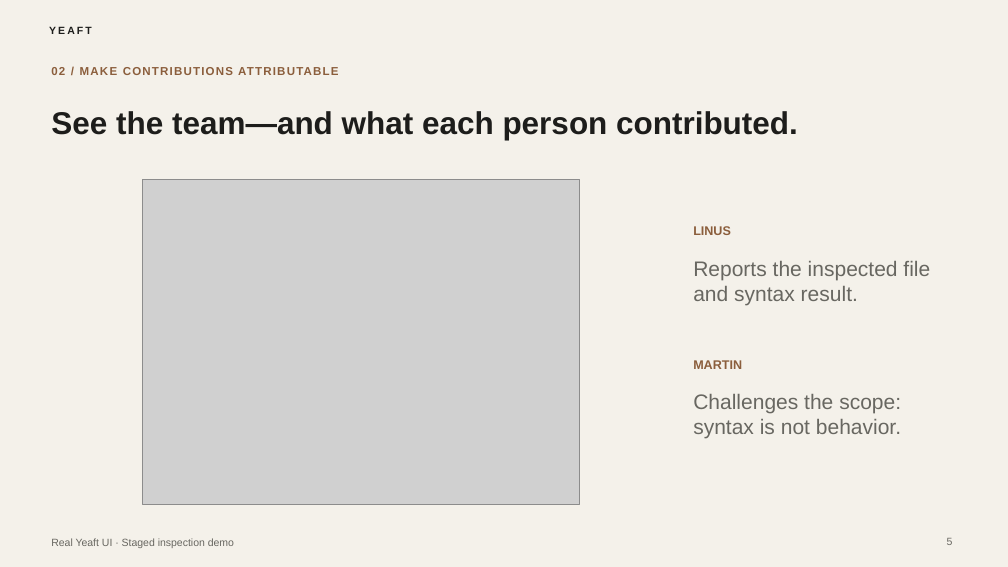
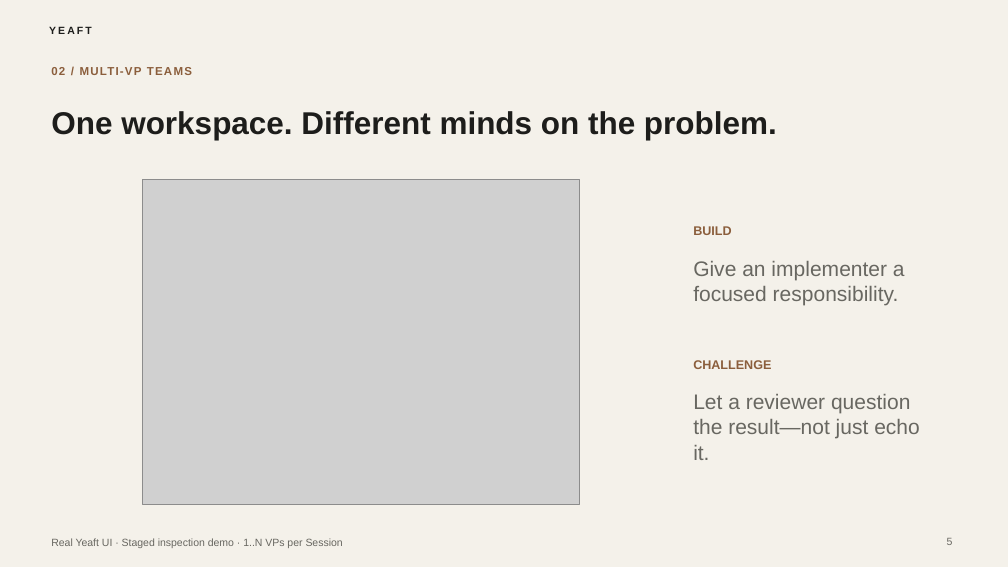
Before and after one commit to yeaft/claude-web-chat, a slide deck: slide 5 of artifacts/showcase/yeaft-editorial-minimal.pptx. Drawn at 1008x567 pixels with LibreOffice and Linux fonts; fonts in the diff are those of the drawing; grey boxes stand for pictures. Boxes give left, top, right and bottom in pixels: in the first picture for what was removed or moved away, otherwise in the second. Text is boxed around its words. In the diff, an @@ line names an element or a change of style, - is before the commit and + after.

Commit message:
docs: lead showcase with cross-device AI teams and task automation

```diff
--- a/artifacts/showcase/yeaft-editorial-minimal.pptx
+++ b/artifacts/showcase/yeaft-editorial-minimal.pptx
@@ text at bbox=[51, 62, 951, 80]: text changed @@
-02 / MAKE CONTRIBUTIONS ATTRIBUTABLE
+02 / MULTI-VP TEAMS
@@ text at bbox=[51, 111, 777, 140]: text changed @@
-See the team—and what each person contributed.
+One workspace. Different minds on the problem.
@@ text at bbox=[693, 226, 731, 235]: text changed @@
-LINUS
+BUILD
@@ text at bbox=[693, 261, 905, 306]: text changed @@
-Reports the inspected file and syntax result.
+Give an implementer a focused responsibility.
@@ text at bbox=[693, 360, 771, 369]: text changed @@
-MARTIN
+CHALLENGE
@@ text at bbox=[693, 394, 920, 460]: text changed @@
-Challenges the scope: syntax is not behavior.
+Let a reviewer question the result—not just echo it.
@@ text at bbox=[51, 538, 343, 548]: text changed @@
-Real Yeaft UI · Staged inspection demo
+Real Yeaft UI · Staged inspection demo · 1..N VPs per Session
```
Also in this commit, not shown: 7 other slides changed, 4 slides added, 4 slides removed, 12 other files.
